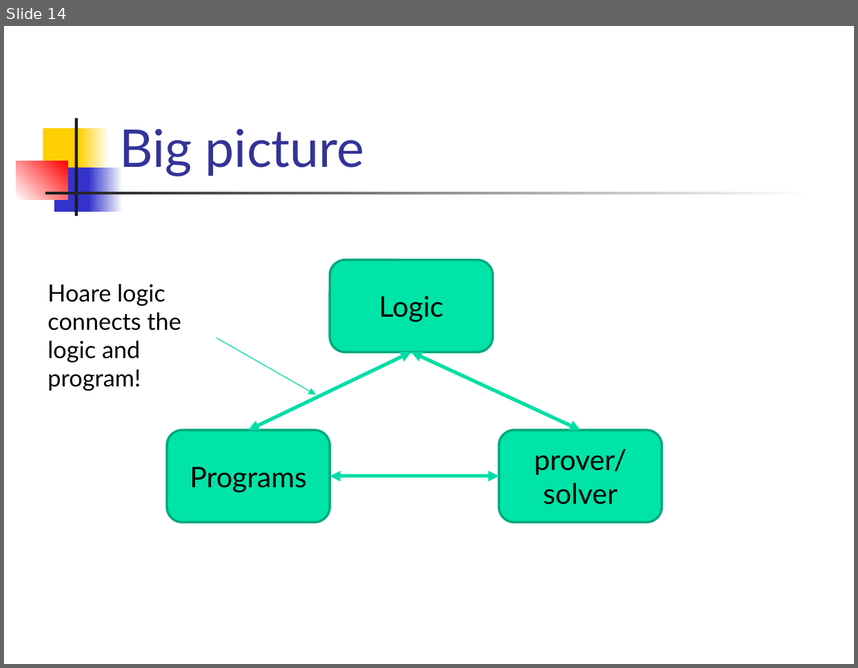
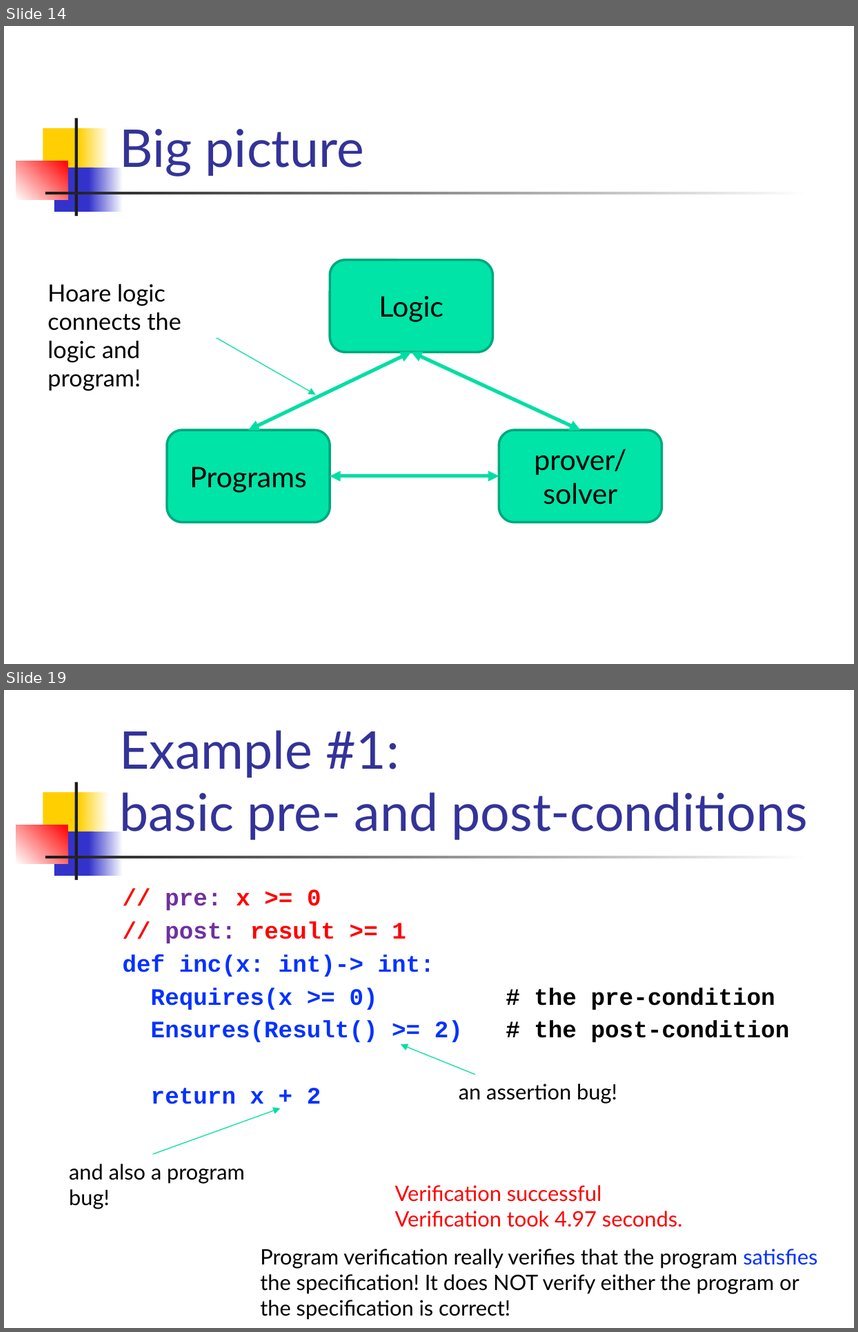
Before and after one commit to csslab-ustc/csslab-ustc.github.io, a slide deck: courses/theory/slides/lec18-hoare.pptx. Shown one above the other, each under a label of ours: slide 14 before the commit, slides 14 and 19 after it; the slides between them are not shown. The pictures are 858x668 and 858x1332 pixels, drawn with LibreOffice and Linux fonts; fonts in the diff are those of the drawing. Boxes give left, top, right and bottom in pixels: in the first picture for what was removed or moved away, otherwise in the second. Text is boxed around its words. In the diff, an @@ line names an element or a change of style, - is before the commit and + after.

```diff
--- a/courses/theory/slides/lec18-hoare.pptx
+++ b/courses/theory/slides/lec18-hoare.pptx
@@ slide 19 added at box(4, 690, 854, 1328), background #FFFFFF; not listed: 7 template elements that a slide beside it also shows @@
@@ title added at box(119, 730, 808, 840), 44 pt, text #333399 @@
+Example #1:
+basic pre- and post-conditions
@@ text added at box(123, 889, 790, 1042), 20 pt, text #0432FF, bold @@
+// pre: x >= 0
+// post: result >= 1
+def inc(x: int)-> int:
+Requires(x >= 0) # the pre-condition
+Ensures(Result() >= 2) # the post-condition
+return x + 2
@@ arrow added from (475, 1074) to (401, 1045), #00DFA4 0.75 pt @@
@@ text added at box(459, 1083, 617, 1103), 18 pt, text #000000 @@
+an assertion bug!
@@ arrow added from (153, 1154) to (280, 1108), #00DFA4 0.75 pt @@
@@ text added at box(69, 1163, 245, 1209), 18 pt, text #000000 @@
+and also a program bug!
@@ text added at box(395, 1185, 682, 1227), 18 pt, text #FF0000 @@
+Verification successful
+Verification took 4.97 seconds.
@@ text added at box(260, 1248, 818, 1319), 18 pt, text #000000 @@
+Program verification really verifies that the program satisfies the specification! It does NOT verify either the program or the specification is correct!
```
Also in this commit, not shown: 9 slides changed, 17 other slides added, 4 other files.
